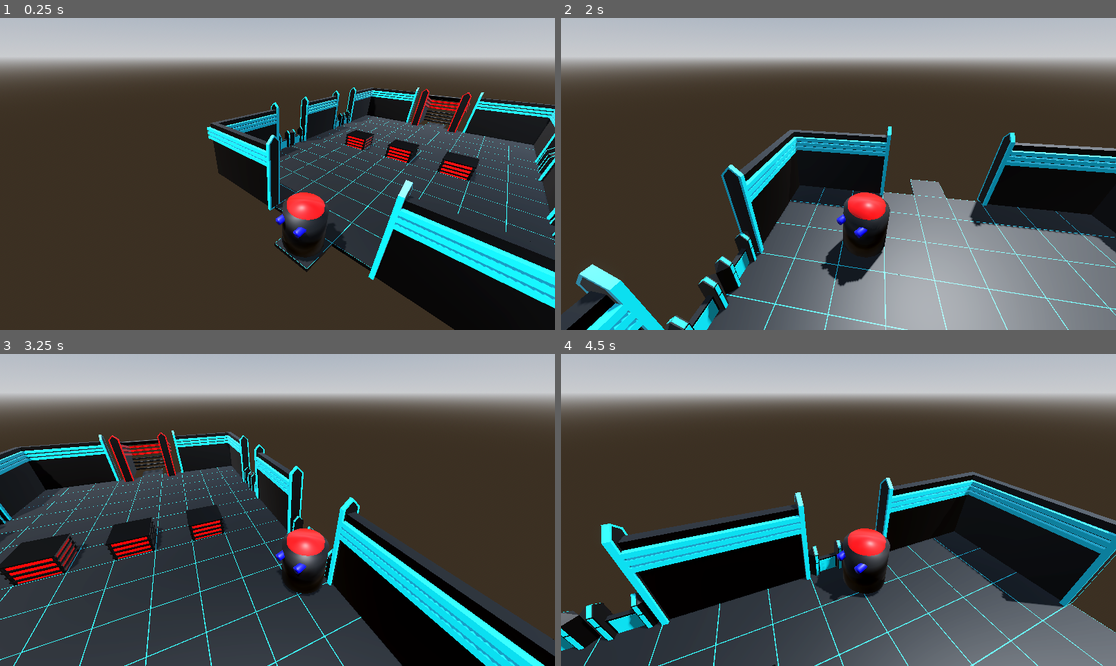
Above: before the commit, frames 1-4 (two rows, left to right).
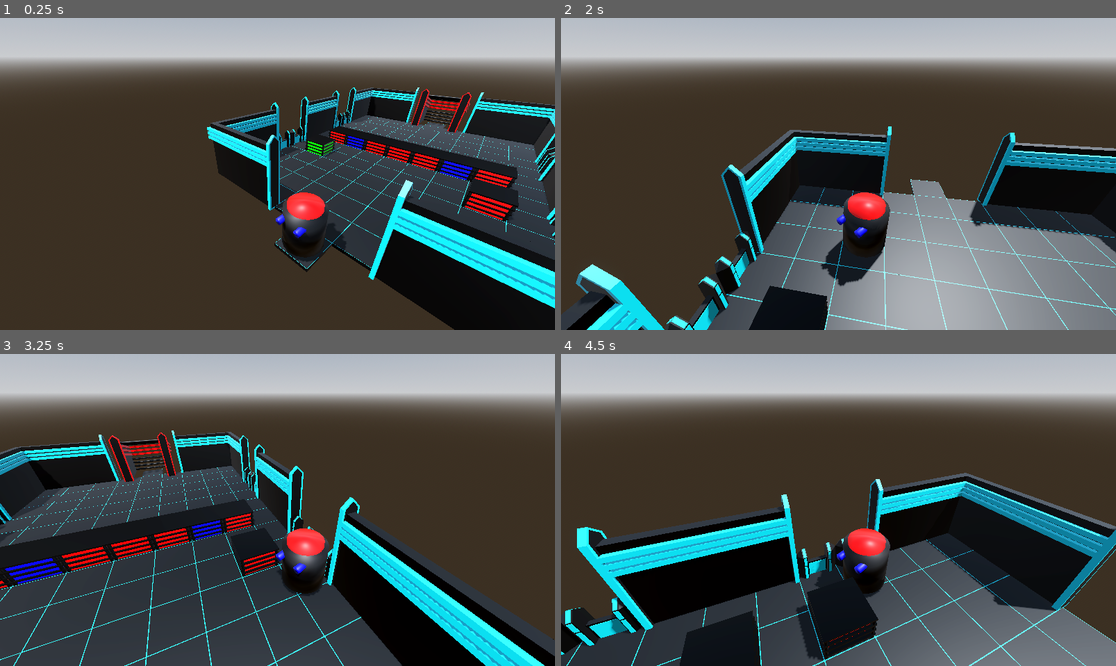
Above: after the commit, the same moments.

Repository: gheddie/godot_exit
Game: Godot game, scene res://Starter.tscn
Two runs of this game, one before a commit and one after it. Both use one fixed random seed, a clock stepped at 60 frames per second and the inputs below.
Inputs:
- Up to frame 1 (0.25 s): no input
- Up to frame 2 (2 s): tap Enter at 0.5 s; hold D (turn_right) 0.53-1.28 s; tap Space (jump) at 0.77, 1.52 s; hold S (move_backward) from 1.28 s (still down)
- Up to frame 3 (3.25 s): release S (move_backward) at 2.03 s; hold D (turn_right) 2.03-2.78 s; hold W (move_forward) from 2.78 s (still down); tap Space (jump) at 3.02 s
- Up to frame 4 (4.5 s): release W (move_forward) at 3.53 s; hold A (turn_left) from 3.53 s (still down); tap Space (jump) at 3.77 s

The runs differ from the first frame. In frame 1, 2.6% of the frame differs, in the area x 54-94%, y 34-66%; in frame 2, 1.6%; in frame 3, 3.1%; in frame 4, 14%, in the area x 0-100%, y 37-100%.

Commit message:
further work

Diff:
--- a/assets/architecture/floor/end/EndFloorPlate.gd
+++ b/assets/architecture/floor/end/EndFloorPlate.gd
@@ -10,4 +10,5 @@
 	add_child(exitTemplate.instantiate())
 
 func tick() -> void:
-	print(str("ticking --> ", str(self)))
+	# print(str("ticking --> ", str(self)))
+	pass
--- a/assets/collectable/base/BaseCollectable.gd
+++ b/assets/collectable/base/BaseCollectable.gd
@@ -2,25 +2,36 @@
 class_name BaseCollectable
 extends StaticBody3D
 
-const COLLECTABLE_OFFSET = 5.0
-const MAX_COLLECTABLE_IMPACT = 10
+const COLLECTABLE_OFFSET = 3.0
+const WOBBLE_INTERVAL = 0.05
 
 var collectedImpact: int  = 0
 
-func acceptPlayerPosition(_position: Vector3) -> void:
-	var distance = global_position.distance_to(_position)
+func acceptPlayerPosition(playerPosition: Vector3) -> void:
+	pass
+
+func harvestMe(playerPosition: Vector3) -> void:
+	var distance = global_position.distance_to(playerPosition)
 	# print(str("distance to player --> ", str(distance)))
 	if distance <= COLLECTABLE_OFFSET:
-		harvestMe()
-		if collectedImpact >= MAX_COLLECTABLE_IMPACT:
+		wobble()
+		collectedImpact += 1
+		print(str("harvested up to --> ", str(collectedImpact)))
+		if collectedImpact >= getMaxCollectableImpact():
 			harvestingFinished()
 
-func harvestMe() -> void:
-	collectedImpact += 1
-	print(str("harvested up to --> ", str(collectedImpact)))
+func wobble() -> void:
+	var origScale = scale
+	var tweenedScale = scale * 0.75
+	var tween = create_tween()
+	tween.tween_property(self, "scale", tweenedScale, WOBBLE_INTERVAL)
+	tween.tween_property(self, "scale", origScale, WOBBLE_INTERVAL)
 
 func harvestingFinished() -> void:
 	queue_free()
 
 func evaluatePlayerPosition(playerPosition: Vector3) -> void:
-	pass
+	harvestMe(playerPosition)
+
+@abstract
+func getMaxCollectableImpact() -> int
--- a/assets/collectable/blue/BlueCollectable.gd
+++ b/assets/collectable/blue/BlueCollectable.gd
@@ -1,2 +1,5 @@
 class_name BlueCollectable
 extends BaseCollectable
+
+func getMaxCollectableImpact() -> int:
+	return 10
--- a/assets/collectable/green/GreenCollectable.gd
+++ b/assets/collectable/green/GreenCollectable.gd
@@ -1,2 +1,5 @@
 class_name GreenCollectable
 extends BaseCollectable
+
+func getMaxCollectableImpact() -> int:
+	return 20
--- a/assets/collectable/red/RedCollectable.gd
+++ b/assets/collectable/red/RedCollectable.gd
@@ -1,2 +1,5 @@
 class_name RedCollectable
 extends BaseCollectable
+
+func getMaxCollectableImpact() -> int:
+	return 30
--- a/assets/collectable/red/RedCollectable.tscn
+++ b/assets/collectable/red/RedCollectable.tscn
@@ -7,11 +7,11 @@
 [sub_resource type="BoxShape3D" id="BoxShape3D_41fgw"]
 size = Vector3(1.8000001, 1.2, 1.8000001)
 
-[node name="RedCollectable" instance=ExtResource("1_gtlj7")]
+[node name="RedCollectable" unique_id=845685253 instance=ExtResource("1_gtlj7")]
 script = ExtResource("2_41fgw")
 
-[node name="RedCollectable" parent="." index="0" instance=ExtResource("2_0mq52")]
+[node name="RedCollectable" parent="." index="0" unique_id=1806727470 instance=ExtResource("2_0mq52")]
 
-[node name="CollisionShape3D" type="CollisionShape3D" parent="." index="1"]
+[node name="CollisionShape3D" type="CollisionShape3D" parent="." index="1" unique_id=835679053]
 transform = Transform3D(1, 0, 0, 0, 1, 0, 0, 0, 1, 8.940697e-08, 0.6, 8.940697e-08)
 shape = SubResource("BoxShape3D_41fgw")
--- a/assets/player/Player.gd
+++ b/assets/player/Player.gd
@@ -12,7 +12,8 @@
 @onready var forwardRaycast: RayCast3D = $ForwardRayCast
 
 func _process(_delta: float) -> void:
-	GameManagerInstance.acceptPlayerPosition(global_position)
+	# GameManagerInstance.acceptPlayerPosition(global_position)
+	pass
 
 func _physics_process(delta: float) -> void:
 	if not is_on_floor():
--- a/common_script/LevelObjectManager.gd
+++ b/common_script/LevelObjectManager.gd
@@ -60,7 +60,7 @@
 		plate.tick()
 
 func acceptTargettedObject(targetted: Object, player: Player) -> void:
-	print("acceptTargettedObject --> ", str(targetted))
+	# print("acceptTargettedObject --> ", str(targetted))
 	if targetted is BaseCollectable:
 		targetted.evaluatePlayerPosition(player.global_position)
 
--- a/level/BaseLevel.gd
+++ b/level/BaseLevel.gd
@@ -7,7 +7,7 @@
 var objectTimer : Timer
 var player : Player
 
-const TIMER_OBJECT_TIMEOUT = 1.0
+const TIMER_OBJECT_TIMEOUT = 0.25
 
 func initObjectTimer() -> void:
 	objectTimer = Timer.new()
--- a/level/CollectingTestLevel.gd
+++ b/level/CollectingTestLevel.gd
@@ -4,6 +4,12 @@
 func get_collectable_positions() -> Array:
 	return [
 		"red@RegularFloorPlate",
-		"red@RegularFloorPlate6",
-		"red@RegularFloorPlate8"
+		"red@RegularFloorPlate7",
+		"blue@RegularFloorPlate8",
+		"red@RegularFloorPlate3",
+		"red@RegularFloorPlate2",
+		"blue@RegularFloorPlate6",
+		"red@RegularFloorPlate4",
+		"green@RegularFloorPlate22",
+		"red@RegularFloorPlate25"
 	]
Not shown: 1 places in assets/collectable/red/RedCollectable.tscn that only renumber resources
